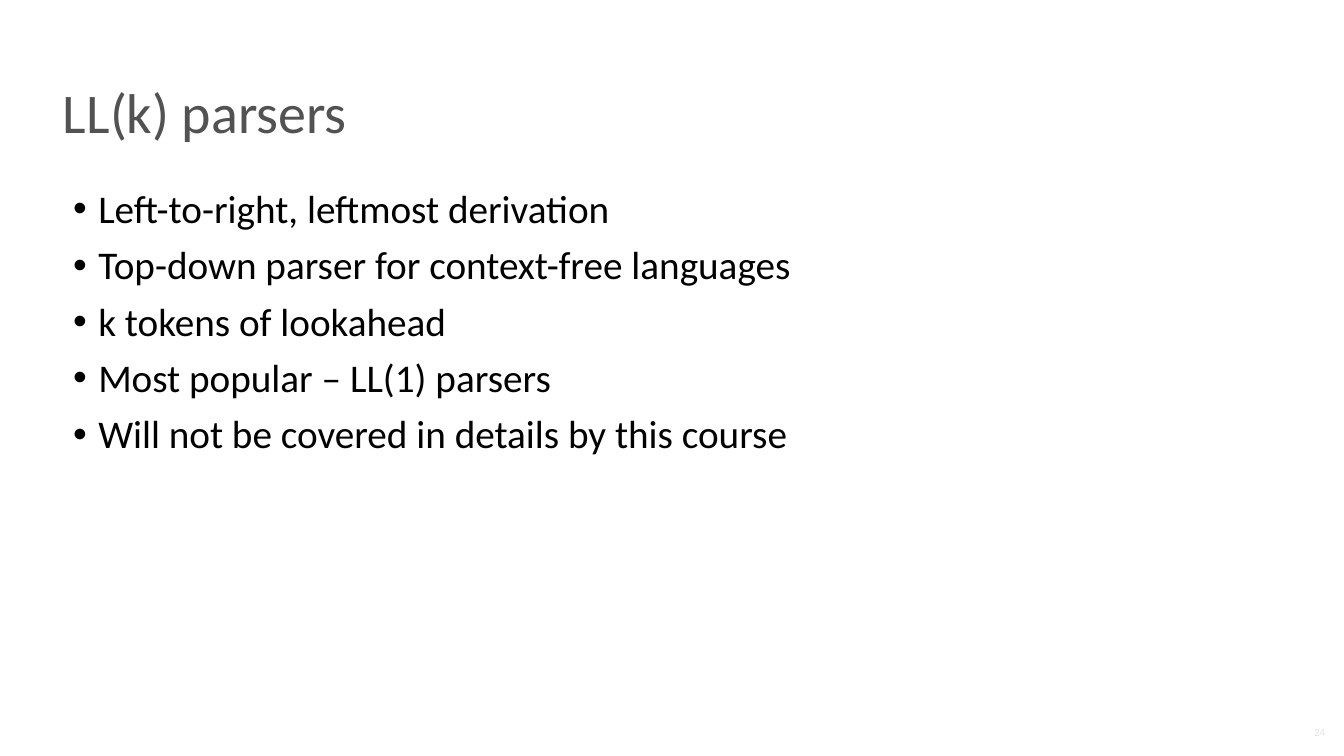
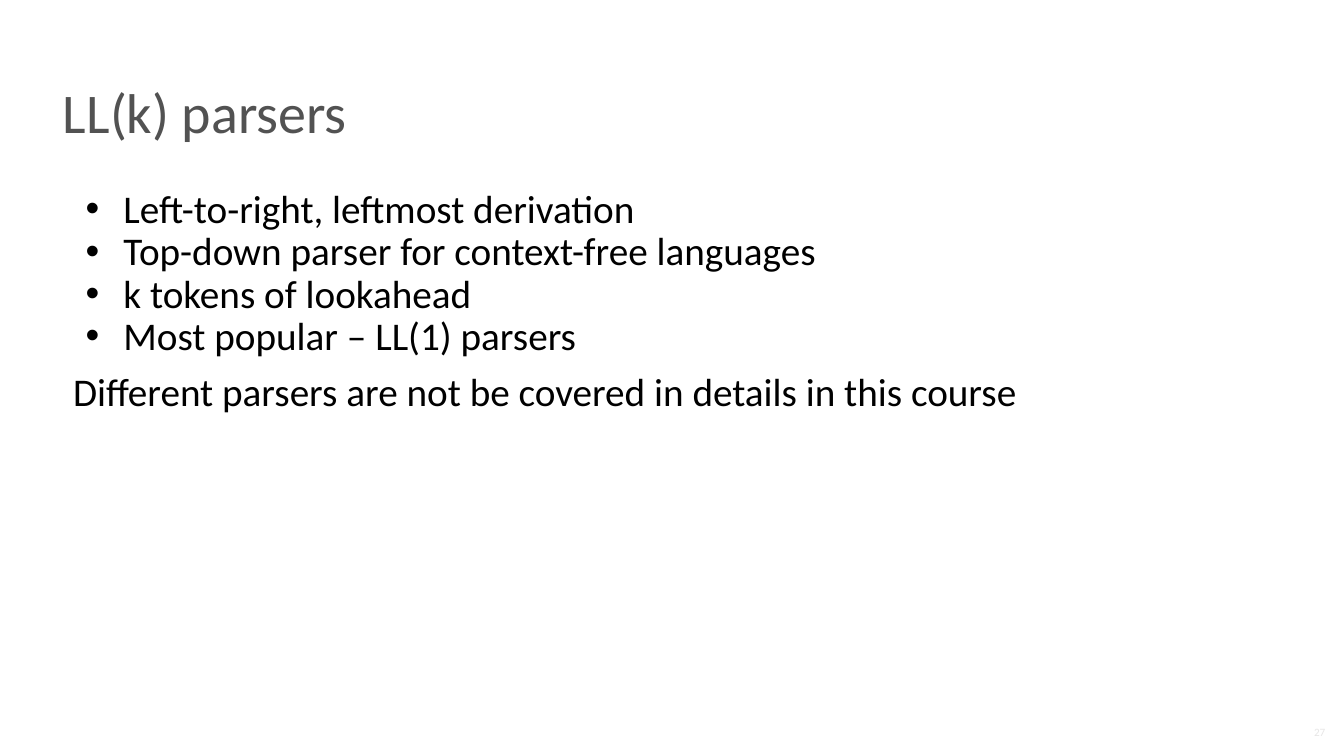
Before and after one commit to NN-complr-tech/Complr-course-lectures, a slide deck: slide 27 of 02-Frontend.pptx (slide 24 before the commit). Drawn at 1344x756 pixels with LibreOffice and Linux fonts; fonts in the diff are those of the drawing. Boxes give left, top, right and bottom in pixels: in the first picture for what was removed or moved away, otherwise in the second. Text is boxed around its words. In the diff, an @@ line names an element or a change of style, - is before the commit and + after.

```diff
--- a/02-Frontend.pptx
+++ b/02-Frontend.pptx
@@ text at <box>123,195,816,357</box>: indent changed; less space between paragraphs @@
@@ text at <box>73,378,1016,413</box>: text changed @@
-• Will not be covered in details by this course
+Different parsers are not be covered in details in this course
```
Also in this commit, not shown: 19 other slides changed, 9 slides added.
